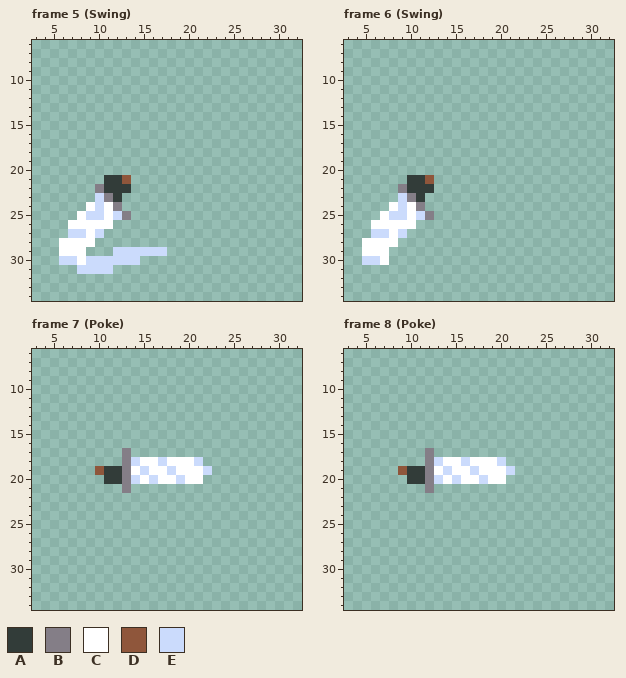
Two versions of one pixel-art file, assets/sword.ase. That is the earlier state.
34x36 pixels, 11 frames. Shown: frame 5 (Swing): x 3..32, y 6..34; frame 6 (Swing): x 3..32, y 6..34; frame 7 (Poke): x 3..32, y 6..34; frame 8 (Poke): x 3..32, y 6..34. The commit also changed other frames, which this record leaves out.
Palette (. is transparent): A #323c39  B #847e87  C #ffffff  D #8f563b  E #cbdbfc
New version:
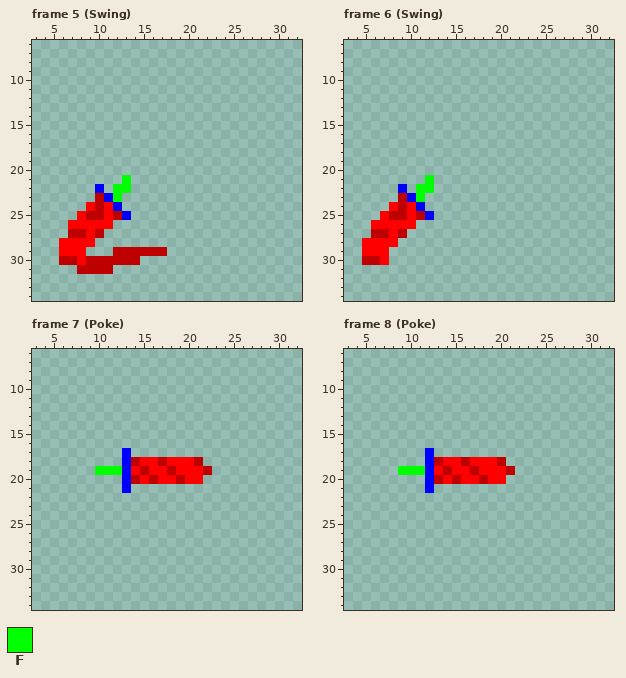
Colours new in this view: F #00ff00
Changes in this commit:
{"colour":"B","old":"#847e87","new":"#0000ff"}
{"colour":"C","old":"#ffffff","new":"#ff0000"}
{"colour":"E","old":"#cbdbfc","new":"#bf0000"}
{"where": "frame 5 (Swing)"}
{"frame":5,"y":21,"x":11,"old":"AAD","new":"..F"}
{"frame":5,"y":22,"x":11,"old":"AAA","new":".FF"}
{"frame":5,"y":23,"x":12,"old":"A","new":"F"}
{"where": "frame 6 (Swing)"}
{"frame":6,"y":21,"x":10,"old":"AAD","new":"..F"}
{"frame":6,"y":22,"x":10,"old":"AAA","new":".FF"}
{"frame":6,"y":23,"x":11,"old":"A","new":"F"}
{"where": "frame 7 (Poke)"}
{"frame":7,"y":19,"x":10,"old":"DAA","new":"FFF"}
{"frame":7,"y":20,"x":11,"old":"AA","new":".."}
{"where": "frame 8 (Poke)"}
{"frame":8,"y":19,"x":9,"old":"DAA","new":"FFF"}
{"frame":8,"y":20,"x":10,"old":"AA","new":".."}
{"label":"changed","picture_box":[59,175,167,274]}
{"label":"changed","picture_box":[362,175,434,265]}
{"label":"changed","picture_box":[95,448,212,493]}
{"label":"changed","picture_box":[398,448,515,493]}
